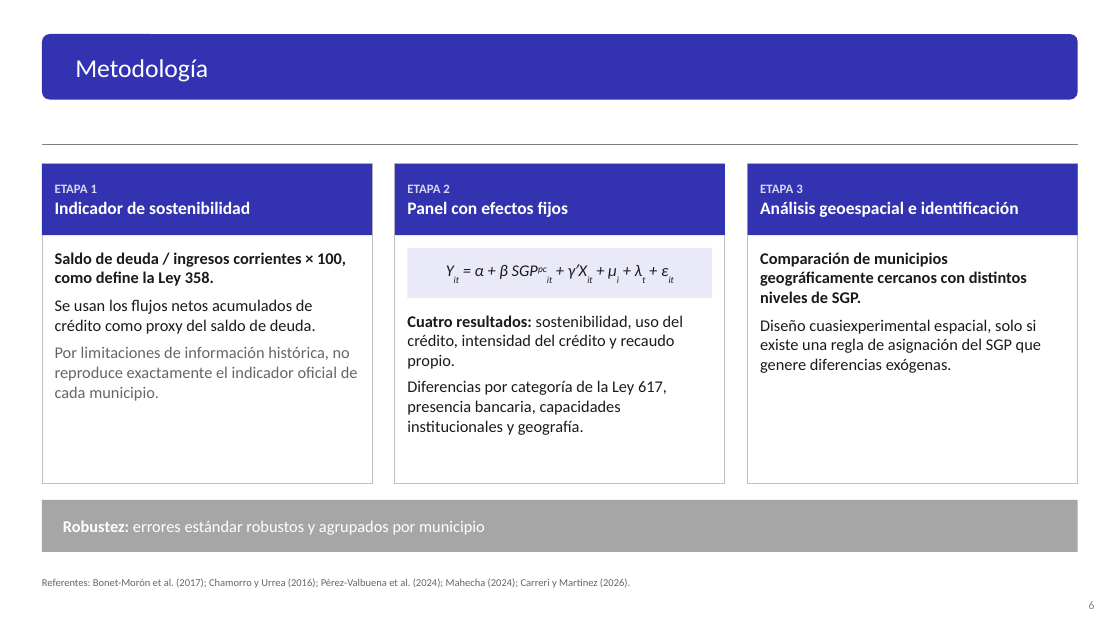
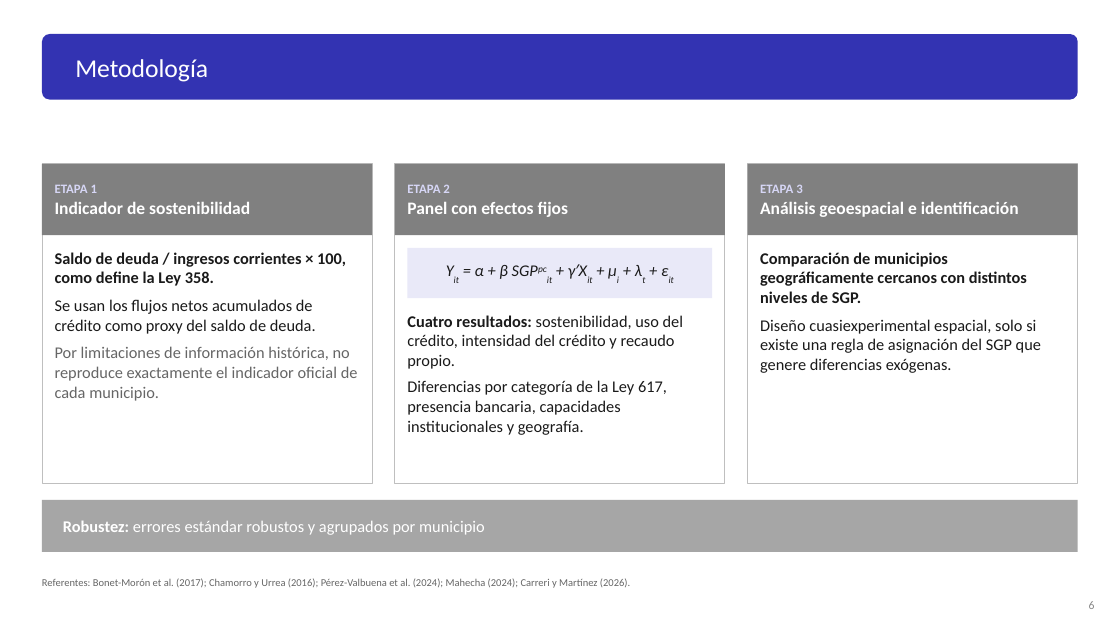
Before and after one commit to Laurarivera34/TESIS_MECA, a slide deck: slide 19 of docs/slides/profesores/Presentacion_LauraRivera_publico_general (1).pptx (slide 20 before the commit). Drawn at 1120x630 pixels with LibreOffice and Linux fonts; fonts in the diff are those of the drawing. Boxes give left, top, right and bottom in pixels: in the first picture for what was removed or moved away, otherwise in the second. Text is boxed around its words. In the diff, an @@ line names an element or a change of style, - is before the commit and + after.

```diff
--- a/docs/slides/profesores/Presentacion_LauraRivera_publico_general (1).pptx
+++ b/docs/slides/profesores/Presentacion_LauraRivera_publico_general (1).pptx
@@ line removed from (42, 145) to (1078, 145) @@
@@ fill #3333B2 to #808080 in 3 elements at <box>42,164,372,235</box>, <box>395,164,725,235</box>, <box>748,164,1078,235</box> @@
```
Also in this commit, not shown: 13 other slides changed, 1 slide added, 5 slides removed, 4 other files.
